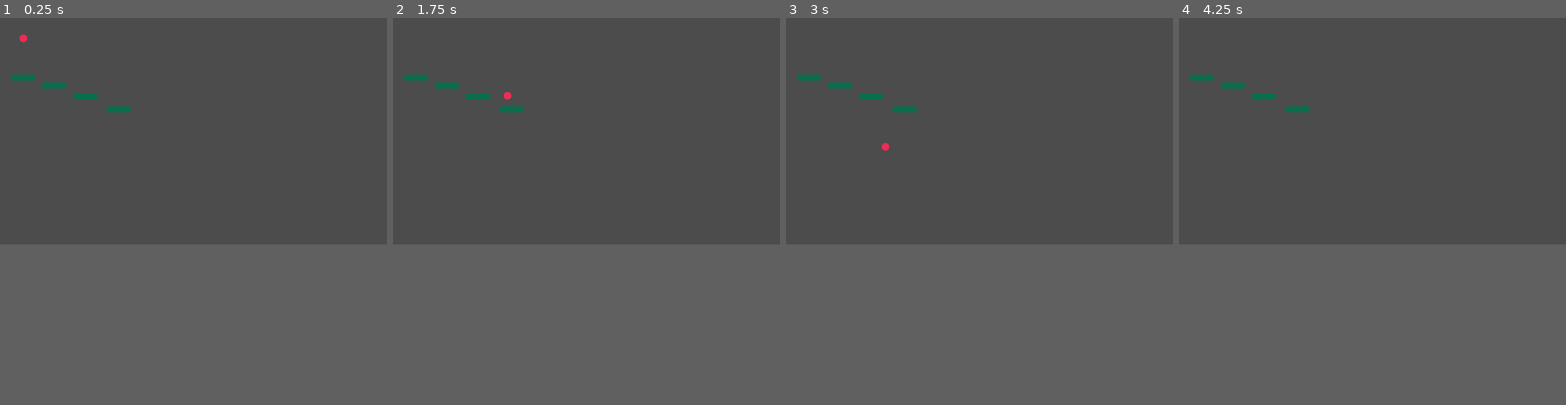
Above: before the commit, frames 1-4 (left to right).
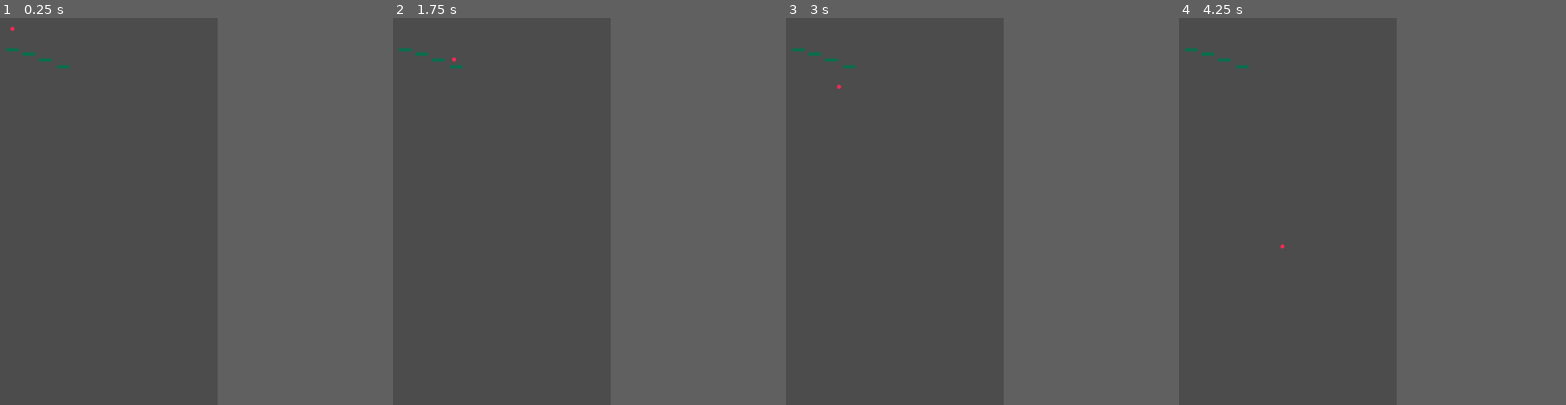
Above: after the commit, the same moments.

Repository: gatheesha/RapidRoll2
Game: Godot game, scene res://Game.tscn
Two runs of this game, one before a commit and one after it. Both use one fixed random seed, a clock stepped at 60 frames per second and the inputs below.
Inputs:
- Up to frame 1 (0.25 s): no input
- Up to frame 2 (1.75 s): tap Enter at 0.5 s; hold Right (go_right) from 0.53 s (still down); tap W (jump) at 0.77, 1.52 s
- Up to frame 3 (3 s): release Right (go_right) at 2.03 s; hold A (go_left) 2.03-2.78 s; hold Right (go_right) from 2.78 s (still down)
- Up to frame 4 (4.25 s): keep holding Right (go_right); tap W (jump) at 3.02, 3.77 s; tap Space at 3.5 s
In our replay, the window is 800x468 before the commit and 450x800 after it. These sizes can differ from the game's own. Grey fills any space a smaller window leaves; there, only what the larger window draws over its background counts as a difference.

The runs differ from the first frame. In frame 1, 0.6% of the frame differs, in the area x 1-34%, y 2-25%; in frame 2, 0.6%; in frame 3, 0.5%; in frame 4, 0.5%.

Commit message:
small changes
lol

Diff:
--- a/Game.tscn
+++ b/Game.tscn
@@ -1,9 +1,12 @@
-[gd_scene load_steps=3 format=2]
+[gd_scene load_steps=5 format=2]
 
 [ext_resource path="res://Scenes/Player.tscn" type="PackedScene" id=1]
 [ext_resource path="res://Scenes/Tile.tscn" type="PackedScene" id=2]
+[ext_resource path="res://Spawner.gd" type="Script" id=3]
+[ext_resource path="res://GameController.gd" type="Script" id=4]
 
 [node name="Game" type="Node2D"]
+script = ExtResource( 4 )
 
 [node name="Tile" parent="." instance=ExtResource( 2 )]
 position = Vector2( 60.8967, 157.681 )
@@ -19,3 +22,6 @@
 
 [node name="Player" parent="." instance=ExtResource( 1 )]
 position = Vector2( 61.8388, 40.433 )
+
+[node name="Spawner" type="Node2D" parent="."]
+script = ExtResource( 3 )
--- /dev/null
+++ b/GameController.gd
@@ -0,0 +1,19 @@
+extends Node2D
+
+
+# Declare member variables here. Examples:
+# var a = 2
+# var b = "text"
+var posx
+
+# Called when the node enters the scene tree for the first time.
+func _ready():
+	pass # Replace with function body.
+
+
+# Called every frame. 'delta' is the elapsed time since the previous frame.
+func _process(delta):
+	posx = $Player.get_position()
+	print_debug($Player.get_position())
+	#if $Player.
+		#get_tree().reload_current_scene()
--- /dev/null
+++ b/Spawner.gd
@@ -0,0 +1,16 @@
+extends Node2D
+
+
+# Declare member variables here. Examples:
+# var a = 2
+# var b = "text"
+var tile = preload("res://Scenes/Tile.tscn")
+
+# Called when the node enters the scene tree for the first time.
+func _ready():
+	pass # Replace with function body.
+
+
+# Called every frame. 'delta' is the elapsed time since the previous frame.
+#func _process(delta):
+#	pass
--- a/project.godot
+++ b/project.godot
@@ -18,6 +18,15 @@
 config/name="Rapid Roll 2"
 run/main_scene="res://Game.tscn"
 config/icon="res://icon.png"
+
+[display]
+
+window/size/width=1080
+window/size/height=1920
+window/size/test_width=720
+window/size/test_height=1280
+window/stretch/mode="viewport"
+window/stretch/aspect="keep"
 
 [input]
 
